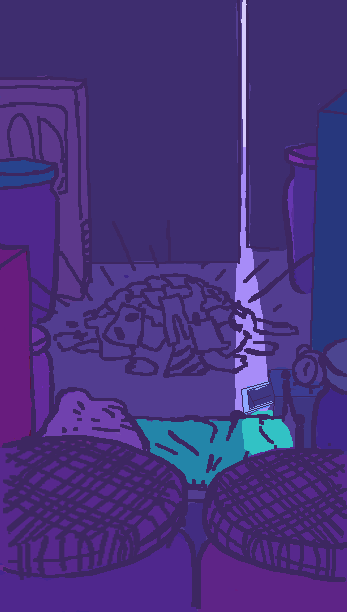
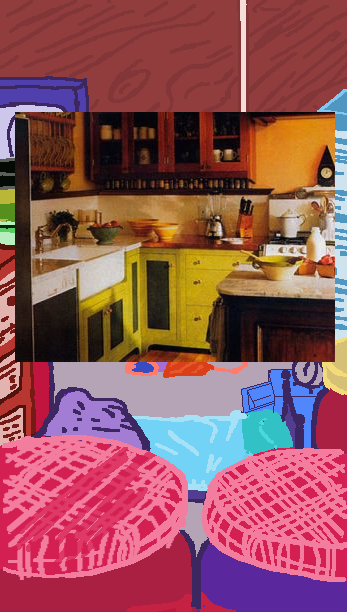
Two versions of the same layered image (347 x 612). Layer-by-layer changes:
added group "V4" with 29 layers above "V3" over left=0, top=0, right=347, bottom=612
added layer "Layer 17" in group "V4" over left=15, top=112, right=335, bottom=362
added layer "Layer 15" in group "V4" over left=0, top=0, right=347, bottom=597
added layer "Color Fill 3" (1st of 2, in "V4") (dissolve) in group "V4" over left=0, top=0, right=347, bottom=612
added group "Lines" (4th of 7, in "V4") with 16 layers in group "V4" over left=0, top=0, right=347, bottom=609
added layer "Lines" (5th of 7, in "V4" › "Lines") in group "Lines" over left=0, top=77, right=314, bottom=441
added layer "Clothes" (3rd of 4, in "V4" › "Lines") in group "Lines" over left=3, top=76, right=299, bottom=461
added layer "Layer 11" (1st of 2, in "V4" › "Lines") in group "Lines" over left=91, top=0, right=347, bottom=347
added group "jamLidLines" (3rd of 4, in "V4" › "Lines") with 5 layers in group "Lines" over left=3, top=438, right=347, bottom=580
added layer "Jars2 copy" (3rd of 4, in "V4" › "Lines" › "jamLidLines") in group "jamLidLines" over left=3, top=438, right=183, bottom=580
added layer "Layer 3 copy" (3rd of 4, in "V4" › "Lines" › "jamLidLines") in group "jamLidLines" over left=3, top=438, right=326, bottom=575
added layer "Jars2" (3rd of 4, in "V4" › "Lines" › "jamLidLines") in group "jamLidLines" over left=209, top=450, right=347, bottom=580
added layer "Layer 3" (3rd of 4, in "V4" › "Lines" › "jamLidLines") in group "jamLidLines" over left=213, top=450, right=347, bottom=575
added layer "Jars" (3rd of 4, in "V4" › "Lines") in group "Lines" over left=0, top=143, right=347, bottom=609
added layer "Layer 13" (1st of 2, in "V4") in group "V4" over left=0, top=0, right=347, bottom=612
painted on "Layer 12" over left=220, top=0, right=309, bottom=413
painted on "Layer 13" (2nd of 2, in "V3") over left=0, top=0, right=347, bottom=612
…and 6 more changes (5 added, 1 painted)
